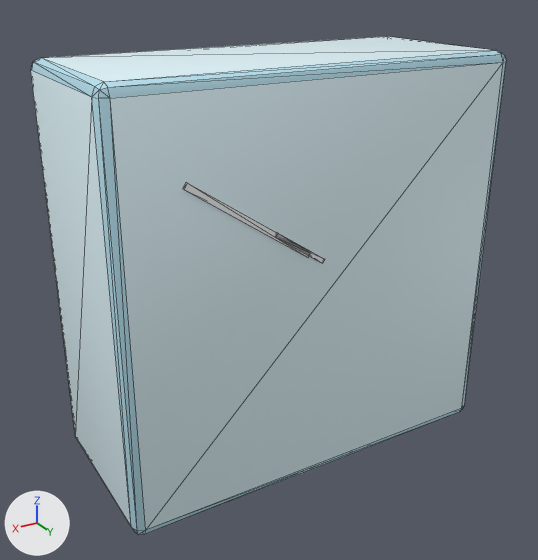
Renders of the FBX model Assets/CPW/Resources/Models/Props/CubeLargeIce.fbx from each side of a commit.
Before and after are seen from a 50 mm camera at (4.46, 7.26, 3.4) aimed at (0.15, 0.06, -0.2). Arrows for +X, +Y and +Z are at lower left; the lights stay in place. The older version comes first. Mesh edges are drawn as thin lines. Where no turn or scale is listed for an object, it has been applied to the vertices.

Names of what the first picture shows: 'CubeLargeIce'.
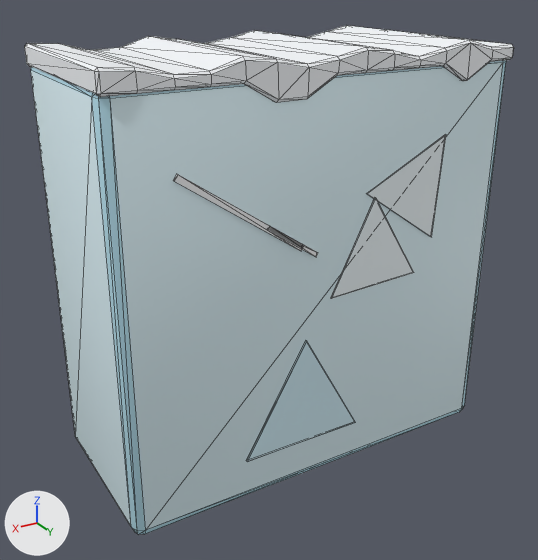
What differs and where, as boxes [x1, y1, x2, y2] in the pictures (538 x 560 px; the box of a moved part takes in the faces that stretch with it):
'CubeLargeIce', reshaped: before [31, 36, 506, 534]; after [24, 25, 513, 534]
part 1 of me_cubelargeice, moved or reshaped: before [183, 183, 310, 257]; after [268, 226, 318, 257]
part 2 of me_cubelargeice, added: after [24, 25, 513, 103]
part 3 of me_cubelargeice, built on: before [276, 233, 325, 263]; after [173, 134, 446, 461]

What the commit changed:
Material 'ice_mid' (mat_ice_mid) is new.
Its base color is (0.651, 0.863, 0.941) (pale blue #d3eff8).
Its roughness is 0.55.
Material 'ice_light' (mat_ice_light) is new.
Its base color is (0.886, 0.965, 0.992) (white #f2fbfe).
Its roughness is 0.55.
Material 'snow' (mat_snow) is new.
Its base color is (0.949, 0.973, 1.0) (white #f9fcff).
Its roughness is 0.55.
me_cubelargeice is used by ob_cubelargeice; location (0.0, 0.0, 0.0).
me_cubelargeice had 72 vertices, 132 faces and spanned x -2.45..2.45, y -1.1..1.13, z -2.4..2.45.
me_cubelargeice now has 220 vertices, 412 faces and spans x -2.45..2.45, y -1.14..1.14, z -2.4..2.6.
me_cubelargeice part 1: the loose piece of 8 vertices spanning x 0.26..1.7, y 1.1..1.12, z 0.49..1.5 is scaled about its middle by (0.429, 1, 0.43), then moved by (-0.49, 0.01, -0.29).
me_cubelargeice part 2: a new loose piece of 130 vertices spanning x -2.45..2.45, y -1.14..1.14, z 2.15..2.6, in mat_snow (white #f9fcff).
Part 3, on me_cubelargeice:
7 vertices are removed from x 0.08..0.71, y 1.1..1.13, z 0.38..0.83.
12 faces are deleted.
1 vertex moves from x 0.11, y 1.12, z 0.38 to x -0.46, y 1.12, z 1.07.
25 vertices are added at x -1.54..1.8, y 1.1..1.13, z -1.86..1.6.
16 new faces join them, mat_ice_light (white #f2fbfe).
8 new faces join them, mat_ice_mid (pale blue #d3eff8).
12 new faces join them, mat_white (white #fbfbfd).
me_cubelargeice gains material mat_ice_light (white #f2fbfe).
me_cubelargeice gains material mat_ice_mid (pale blue #d3eff8).
me_cubelargeice gains material mat_snow (white #f9fcff).
